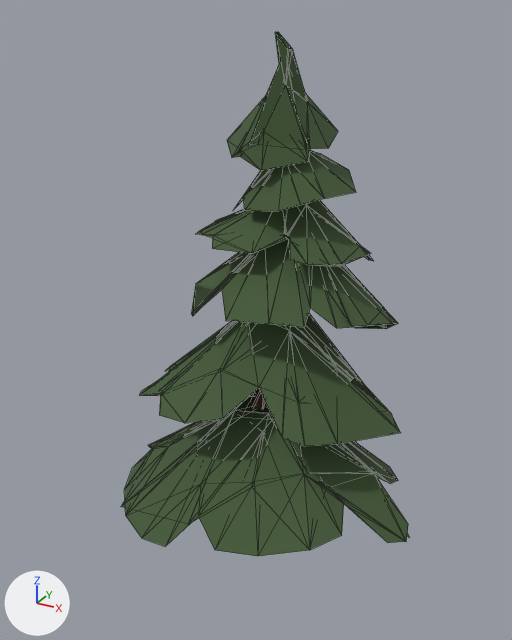
The glTF model data/models/board/pine-tall.glb, before and after one commit.
One viewpoint serves both versions: a camera (50 mm lens) standing at (17.5, -33.7, 31.1) and looking at (-0.7, -0.6, 14.6). Every picture has the same lights, and +X, +Y and +Z are marked at lower left. The first picture is the older version. Mesh edges are drawn as thin lines. Where no turn or scale is listed for an object, it has been applied to the vertices.

Objects in the first picture: 'pine-tall-lod0.001', 'pine-tall-lod1.001', 'pine-tall-lod2.001'.
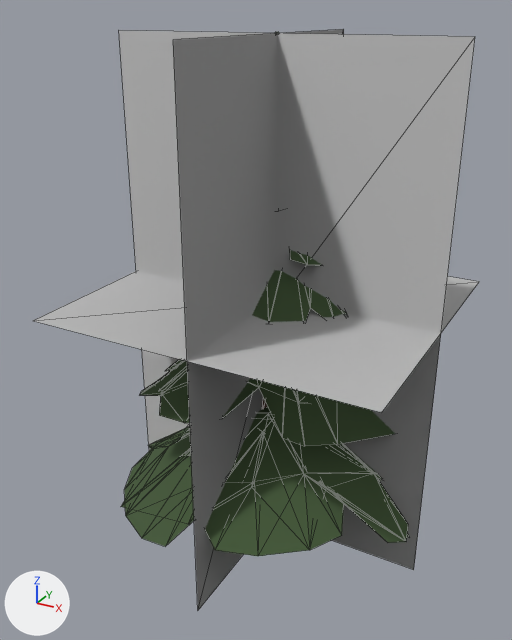
The newer file is also turned or shifted as a whole; pictures and numbers use the older file's frame.

What differs and where, as boxes [x1, y1, x2, y2] in the pictures (512 x 640 px):
'pine-tall-lod3.001', added: after [33, 29, 479, 610]
'pine-tall-lod1.001', unchanged, covered by the edit: before [121, 36, 409, 550]; after [121, 254, 409, 550]
'pine-tall-lod2.001', unchanged, covered by the edit: before [124, 62, 375, 501]; after [124, 363, 298, 501]

The change, as a diff of the scene's bpy script:
```diff
--- a/data/models/board/pine-tall.glb.py
+++ b/data/models/board/pine-tall.glb.py
@@ mat_impostor @@
+mat_impostor = bpy.data.materials.new('impostor')
+# nodes: BsdfPrincipled, Mix, OutputMaterial, VertexColor
@@ me_pine_tall_lod3 @@
+me_pine_tall_lod3.from_pydata(...)  # 12 vertices, 6 faces; spans x -9.9..9.7, y -9.0..8.6, z 0.0..30.0
+me_pine_tall_lod3.materials.append(mat_impostor)  # its picture is missing
@@ ob_pine_tall_lod3_001 @@
+ob_pine_tall_lod3_001 = bpy.data.objects.new('pine-tall-lod3.001', me_pine_tall_lod3)
+ob_pine_tall_lod3_001.location = (0.13, 0.2, 0.0)
```
